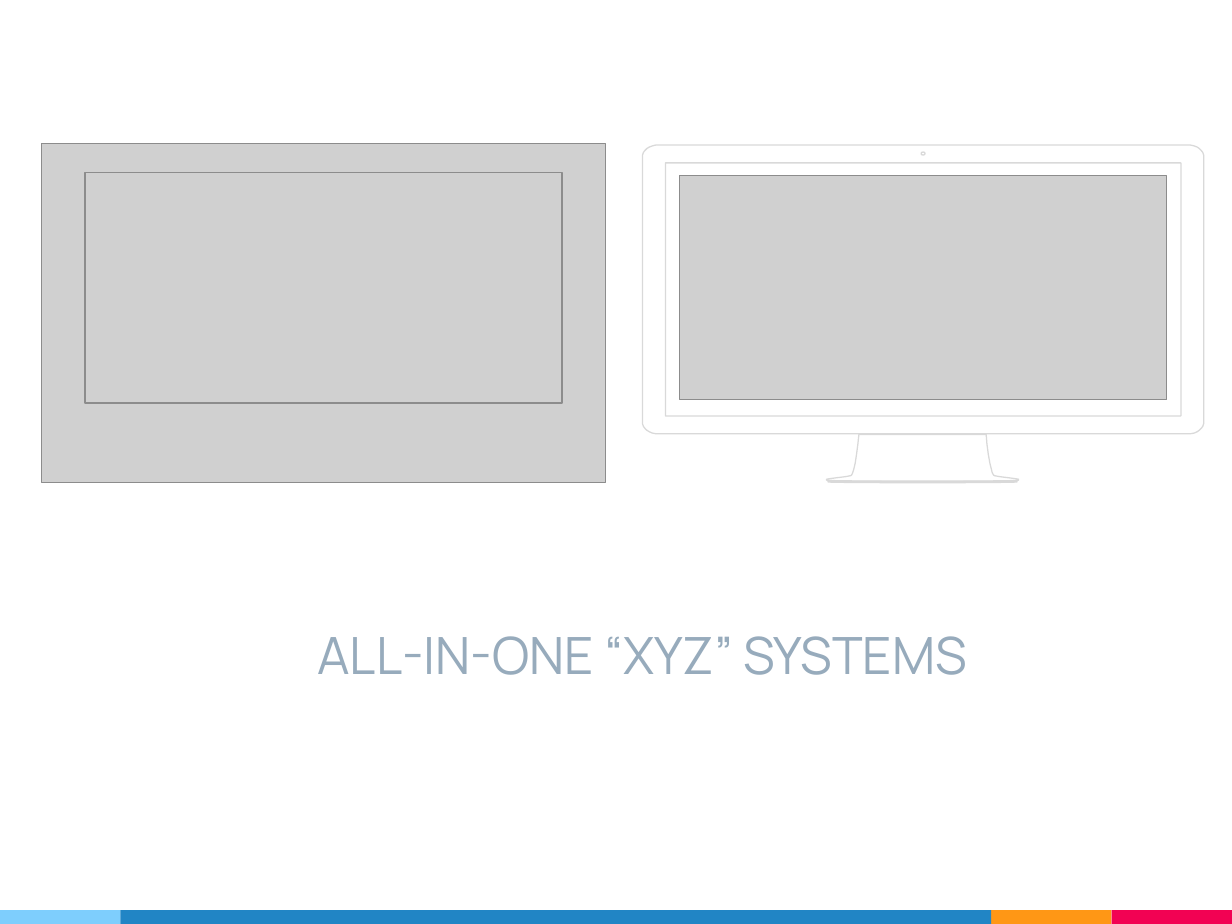
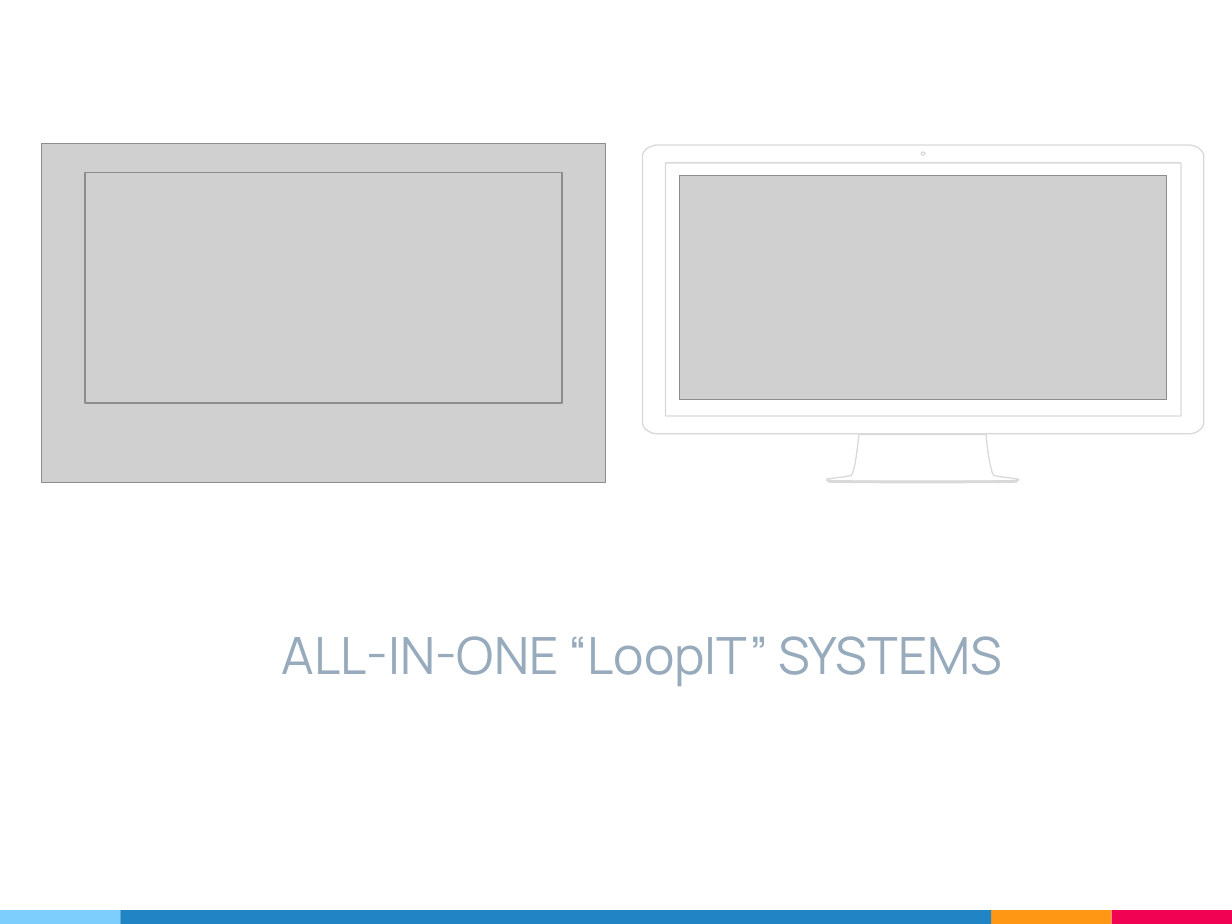
Before and after one commit to bilal614/ProP_LoopIT, a slide deck: slide 2 of Documents/Presentation/Prop-Presentation.pptx. Drawn at 1232x924 pixels with LibreOffice and Linux fonts; fonts in the diff are those of the drawing; grey boxes stand for pictures. Boxes give left, top, right and bottom in pixels: in the first picture for what was removed or moved away, otherwise in the second. Text is boxed around its words. In the diff, an @@ line names an element or a change of style, - is before the commit and + after.

```diff
--- a/Documents/Presentation/Prop-Presentation.pptx
+++ b/Documents/Presentation/Prop-Presentation.pptx
@@ text at [282,636,1002,686]: text changed @@
-ALL-IN-ONE “XYZ” SYSTEMS
+ALL-IN-ONE “LoopIT” SYSTEMS
```
Also in this commit, not shown: 1 other slide changed, 39 other files.
